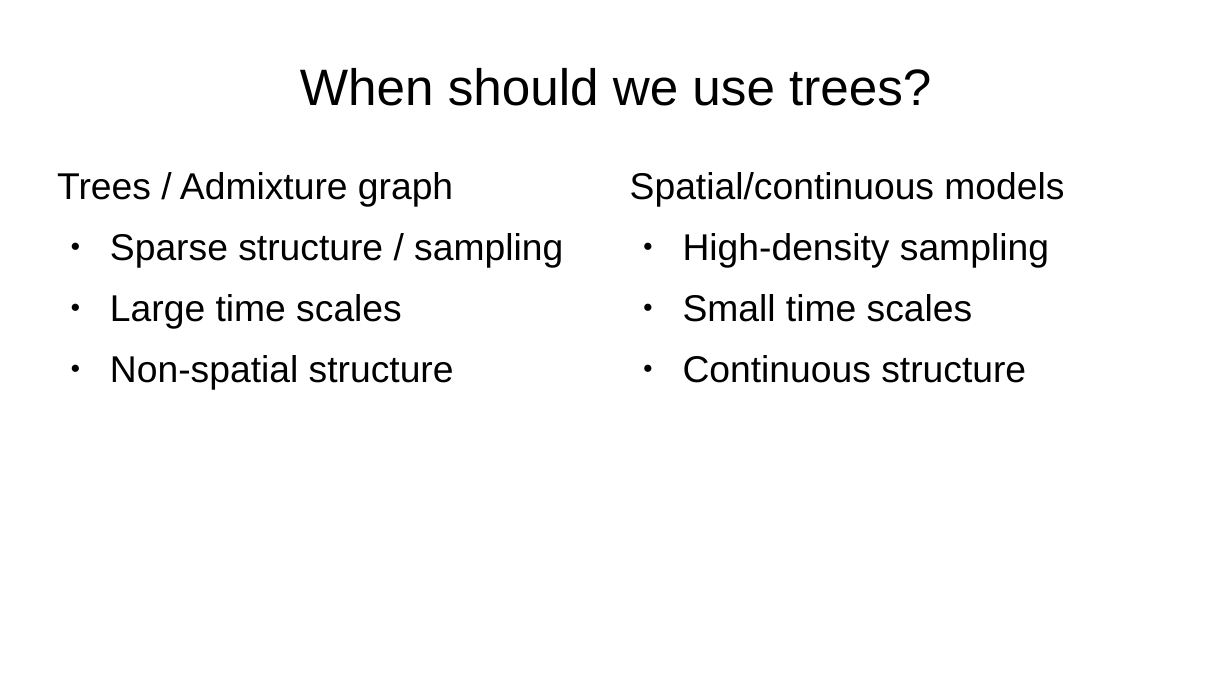
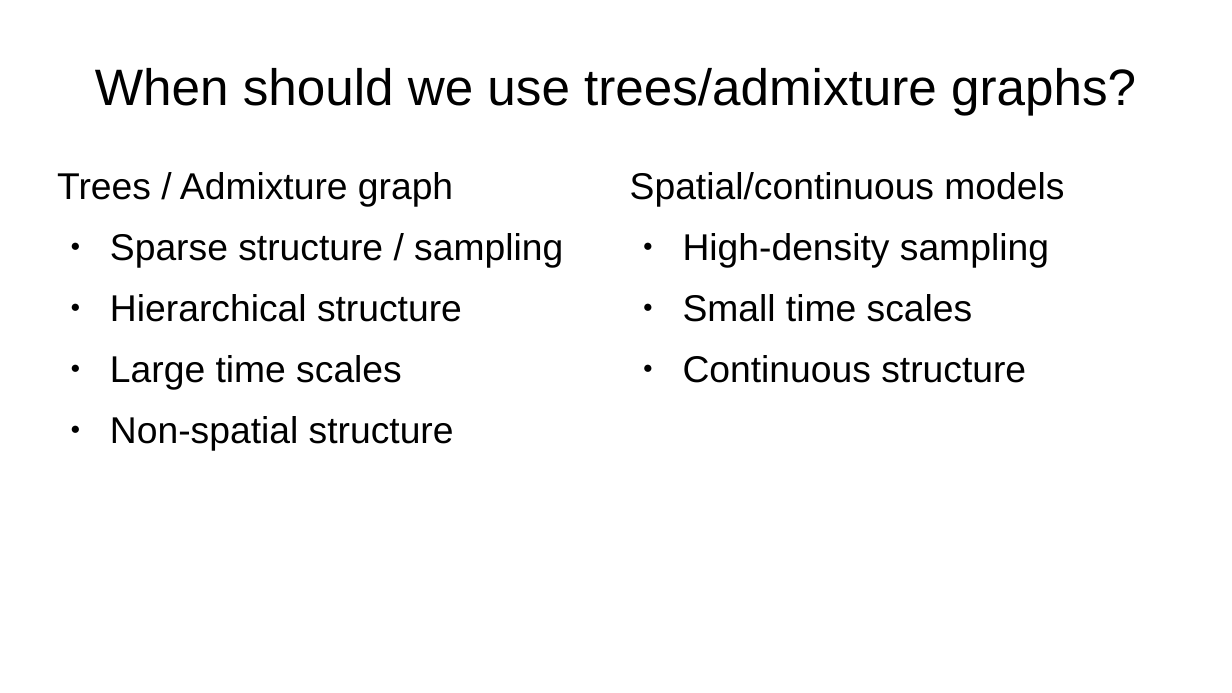
Before and after one commit to BenjaminPeter/cph_course, a slide deck: slide 16 of cph2022_peter_day2.odp (slide 15 before the commit). Drawn at 1232x693 pixels with LibreOffice and Linux fonts; fonts in the diff are those of the drawing. Boxes give left, top, right and bottom in pixels: in the first picture for what was removed or moved away, otherwise in the second. Text is boxed around its words. In the diff, an @@ line names an element or a change of style, - is before the commit and + after.

```diff
--- a/cph2022_peter_day2.odp
+++ b/cph2022_peter_day2.odp
@@ title at (x1=95, y1=68, x2=1136, y2=116): text changed @@
-When should we use trees?
+When should we use trees/admixture graphs?
@@ text at (x1=110, y1=294, x2=462, y2=322): paragraph added @@
+● Hierarchical structure
```
Also in this commit, not shown: 1 slide added, 2 other files.
